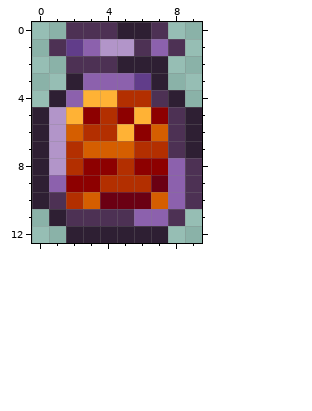
Pixel-art sprite, stored at Items/Material/BottledLava.png. Above is the file before it was changed.
The file is 20x26 pixels, drawn in blocks of 2x2; one block is one cell here.
New version:
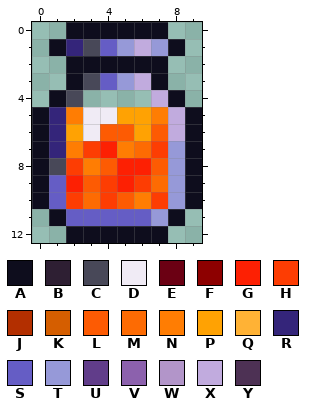
Palette (. is transparent): A #0e0d1d  B #2e1f33  C #484858  D #f0ebf5  E #6b0013  F #8d0000  G #fd2003  H #fd3d03  J #b32f00  K #d55e00  L #fd5b03  M #fd6b03  N #ff7d03  P #ffa203  Q #ffb235  R #34257a  S #655dc5  T #9699d8  U #613d8a  V #8c61ad  W #b295c9  X #c1abde  Y #4d3154
Difference:
Changed rows in their new state; - is an unchanged pixel.
first column x 0:
 0 --AAAAAA--
 1 -ARCSTXTA-
 2 --AAAAAA--
 3 --ACSTXA--
 4 -AC....XA-
 5 ARNDDPPNXA
 6 ARPDLLPLXA
 7 ARNHGNMHTA
 8 ACHNLGGLTA
 9 ASGLHGHMTA
10 ASHMHLNHTA
11 -ASSSSSTA-
12 --AAAAAA--
